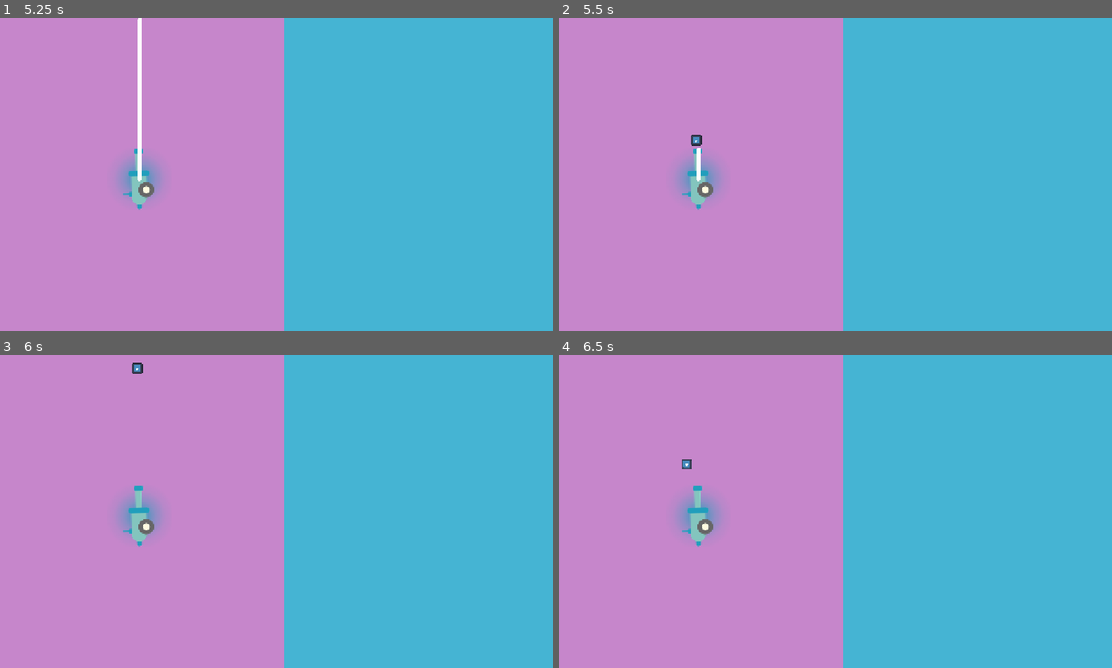
Above: before the commit, frames 1-4 (two rows, left to right).
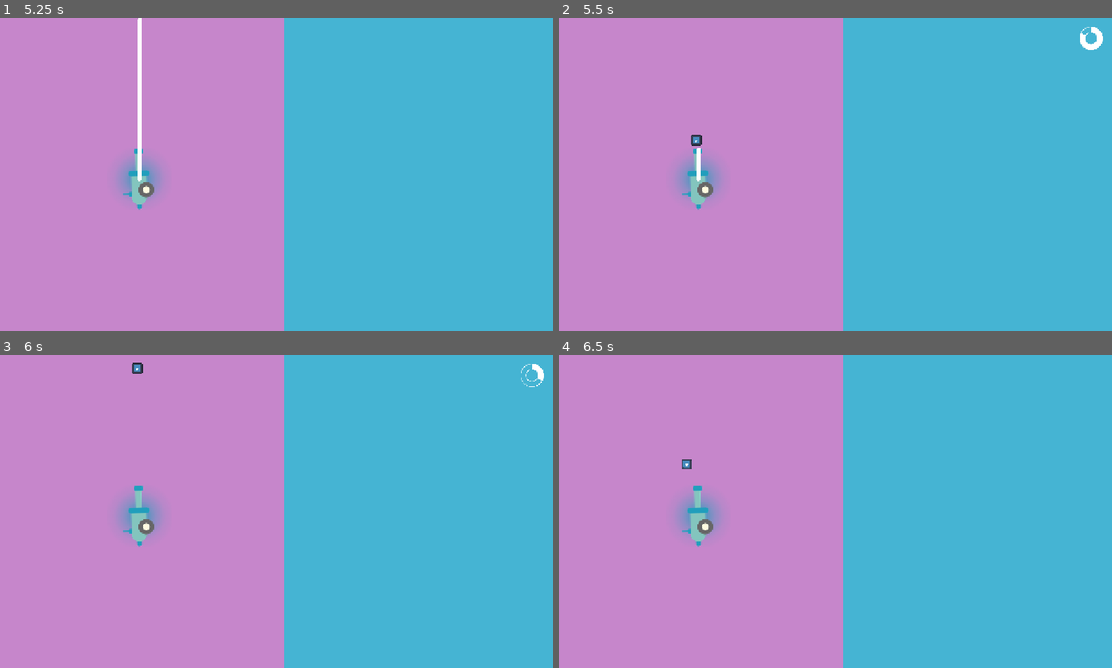
Above: after the commit, the same moments.

Repository: ChromalescenceLabs/Dear-Ana-Mosyne
Game: Godot game, scene res://Scenes/memory_collection_scene.tscn
The game is run twice, just before and just after one commit, with the same random seed, the same clock (stepped at 60 frames per second) and the same inputs. The project has no main scene, so this scene is started directly. The engine's default icon, where the game draws it, is replaced by a stand-in: a white triangle on a blue panel in a dark square.
Inputs (mouse positions are in pixels of both pictures, inside the frame that each line leads up to):
- Up to frame 1 (5.25 s): tap Enter at 0.5, 2, 3.5 s; move the mouse to (398, 158) at 0.52 s; hold Right 0.53-1.28 s; hold E (Shoot) 0.53-1.28 s; click (398, 158) at 0.67 s; tap Space at 1.25, 2.75, 4.25 s; move the mouse to (165, 190) at 1.27 s; hold Down 1.28-2.03 s; click (165, 190) at 1.35 s; tap E (Shoot) at 1.55, 3.05, 4.35 s; move the mouse to (331, 105) at 2.02 s; hold Right 2.03-2.78 s; hold E (Shoot) 2.03-2.78 s; move the mouse to (248, 237) at 2.77 s; hold Up 2.78-3.53 s; tap Alt at 2.85 s; click (248, 237) at 2.92 s; move the mouse to (442, 221) at 3.52 s; hold E (Shoot) 3.53-4.28 s; hold Left 3.53-5.03 s; tap Shift at 3.6 s; move the mouse to (110, 127) at 4.27 s; move the mouse to (304, 174) at 5.02 s; press the mouse at (304, 174) at 5.03 s; hold Down from 5.03 s (still down)
- Up to frame 2 (5.5 s): keep holding Down; tap E (Shoot) at 5.3 s
- Up to frame 3 (6 s): move the mouse to (193, 433) at 5.77 s; release Down at 5.78 s; release the mouse at (193, 433) at 5.78 s; hold Right from 5.78 s (still down); tap E (Shoot) at 5.85 s
- Up to frame 4 (6.5 s): keep holding Right

Frame 1 is identical in both runs. In frame 2, 0.2% of the frame differs, in the area x 94-99%, y 2-11%; in frame 3, less than 0.1%; in frame 4, nothing differs.

Commit message:
feat: add cooldown to cannon

Diff:
--- a/Scenes/bullet.tscn
+++ b/Scenes/bullet.tscn
@@ -16,3 +16,7 @@
 
 [node name="CollisionShape2D" type="CollisionShape2D" parent="." unique_id=1916659004]
 shape = SubResource("CircleShape2D_cuu35")
+
+[node name="VisibleOnScreenNotifier2D" type="VisibleOnScreenNotifier2D" parent="." unique_id=2068852465]
+
+[connection signal="screen_exited" from="VisibleOnScreenNotifier2D" to="." method="_on_visible_on_screen_notifier_2d_screen_exited"]
--- a/Scenes/cannon.tscn
+++ b/Scenes/cannon.tscn
@@ -16,3 +16,6 @@
 rotation = -1.5707964
 collide_with_areas = true
 color = Color(1, 1, 1, 1)
+
+[node name="CoolDown" type="Timer" parent="." unique_id=1490246009]
+one_shot = true
--- a/Scenes/memory_collection_scene.tscn
+++ b/Scenes/memory_collection_scene.tscn
@@ -1,6 +1,9 @@
 [gd_scene format=3 uid="uid://do2byq3wg0a3x"]
 
 [ext_resource type="PackedScene" uid="uid://bv4mpfhwatygv" path="res://Scenes/cannon.tscn" id="1_gxdbn"]
+[ext_resource type="Texture2D" uid="uid://bfqvisf28sgrr" path="res://Assets/progress-bar-frame.png" id="2_8x4jn"]
+[ext_resource type="Texture2D" uid="uid://cpiu8tgtnfsbq" path="res://Assets/progress-bar-circle.png" id="3_bva5q"]
+[ext_resource type="Script" uid="uid://7shhtcctloi7" path="res://Scripts/cannoncooldown_progress_bar.gd" id="4_bva5q"]
 
 [sub_resource type="Gradient" id="Gradient_xk8ji"]
 offsets = PackedFloat32Array(0)
@@ -15,6 +18,42 @@
 
 [sub_resource type="GradientTexture2D" id="GradientTexture2D_raa7b"]
 gradient = SubResource("Gradient_gxdbn")
+
+[sub_resource type="Animation" id="Animation_8x4jn"]
+length = 0.001
+tracks/0/type = "value"
+tracks/0/imported = false
+tracks/0/enabled = true
+tracks/0/path = NodePath(".:value")
+tracks/0/interp = 1
+tracks/0/loop_wrap = true
+tracks/0/keys = {
+"times": PackedFloat32Array(0),
+"transitions": PackedFloat32Array(1),
+"update": 0,
+"values": [100.0]
+}
+
+[sub_resource type="Animation" id="Animation_bva5q"]
+resource_name = "cooldown"
+tracks/0/type = "value"
+tracks/0/imported = false
+tracks/0/enabled = true
+tracks/0/path = NodePath(".:value")
+tracks/0/interp = 1
+tracks/0/loop_wrap = true
+tracks/0/keys = {
+"times": PackedFloat32Array(0, 1),
+"transitions": PackedFloat32Array(1, 1),
+"update": 0,
+"values": [100.0, 0.0]
+}
+
+[sub_resource type="AnimationLibrary" id="AnimationLibrary_i501o"]
+_data = {
+&"RESET": SubResource("Animation_8x4jn"),
+&"cooldown": SubResource("Animation_bva5q")
+}
 
 [sub_resource type="RectangleShape2D" id="RectangleShape2D_cuu35"]
 size = Vector2(31, 741)
@@ -42,6 +81,22 @@
 position = Vector2(328, 370)
 rotation = -3.1415927
 
+[node name="ProgressBar" type="TextureProgressBar" parent="." unique_id=899647301]
+visible = false
+offset_left = 1205.0
+offset_top = 20.00003
+offset_right = 1333.0
+offset_bottom = 150.56003
+scale = Vector2(0.42, 0.42)
+value = 100.0
+fill_mode = 4
+texture_over = ExtResource("2_8x4jn")
+texture_progress = ExtResource("3_bva5q")
+script = ExtResource("4_bva5q")
+
+[node name="AnimationPlayer" type="AnimationPlayer" parent="ProgressBar" unique_id=1437097555]
+libraries/ = SubResource("AnimationLibrary_i501o")
+
 [node name="Boundaries" type="Node2D" parent="." unique_id=1801543114]
 
 [node name="RigidBody2D" type="RigidBody2D" parent="Boundaries" unique_id=1341391940]
--- a/Scripts/bullet.gd
+++ b/Scripts/bullet.gd
@@ -1,8 +1,13 @@
 extends CharacterBody2D
 
+@onready var visible_on_screen_notifier_2d: VisibleOnScreenNotifier2D = $VisibleOnScreenNotifier2D
 @export var speed := 500.0
 var rotation_num : float = 0
 var collided := false
+var collisions := 0:
+	set(value):
+		collisions = value
+		if collisions >= 6: delete()
 
 func _ready() -> void:
 	velocity = Vector2(-200, -200).normalized() * speed
@@ -15,3 +20,10 @@
 	if collision:
 		collided = true
 		velocity = velocity.bounce(collision.get_normal())
+
+
+func delete() -> void:
+	queue_free()
+
+func _on_visible_on_screen_notifier_2d_screen_exited() -> void:
+	delete()
--- a/Scripts/cannon.gd
+++ b/Scripts/cannon.gd
@@ -3,14 +3,19 @@
 var mouse_pos
 var is_clicked := false
 @onready var cannon_raycast: RayCast2D = $Texture/CannonRaycast
+@onready var cool_down: Timer = $CoolDown
 const BULLET = preload("uid://tgcfiha2l6xl")
+@onready var progress_bar: TextureProgressBar = $"../ProgressBar"
 
 func _input(event: InputEvent) -> void:
 	if event.is_action_pressed("Click"): aim()
 	elif event.is_action_released("Click"): unaim()
 
 	if is_clicked:
-		if event.is_action_pressed("Shoot"):
+		if event.is_action_pressed("Shoot") and cool_down.is_stopped():
+			cool_down.start()
+			progress_bar.animation_player.speed_scale = cool_down.wait_time
+			progress_bar.play_anim()
 			var bullet = BULLET.instantiate()
 			bullet.global_position = global_position
 			bullet.rotation_degrees = rotation_degrees
--- /dev/null
+++ b/Scripts/cannoncooldown_progress_bar.gd
@@ -0,0 +1,9 @@
+extends TextureProgressBar
+@onready var animation_player: AnimationPlayer = $AnimationPlayer
+@onready var progress_bar: TextureProgressBar = $"."
+
+func play_anim():
+	progress_bar.visible = true
+	animation_player.play("cooldown")
+	await animation_player.animation_finished
+	progress_bar.visible = false
Binary file added: Assets/progress-bar-circle.png
Not shown, added: Assets/progress-bar-circle.png.import
Binary file added: Assets/progress-bar-frame.png
Not shown, added: Assets/progress-bar-frame.png.import
Not shown, added: Scripts/cannoncooldown_progress_bar.gd.uid
